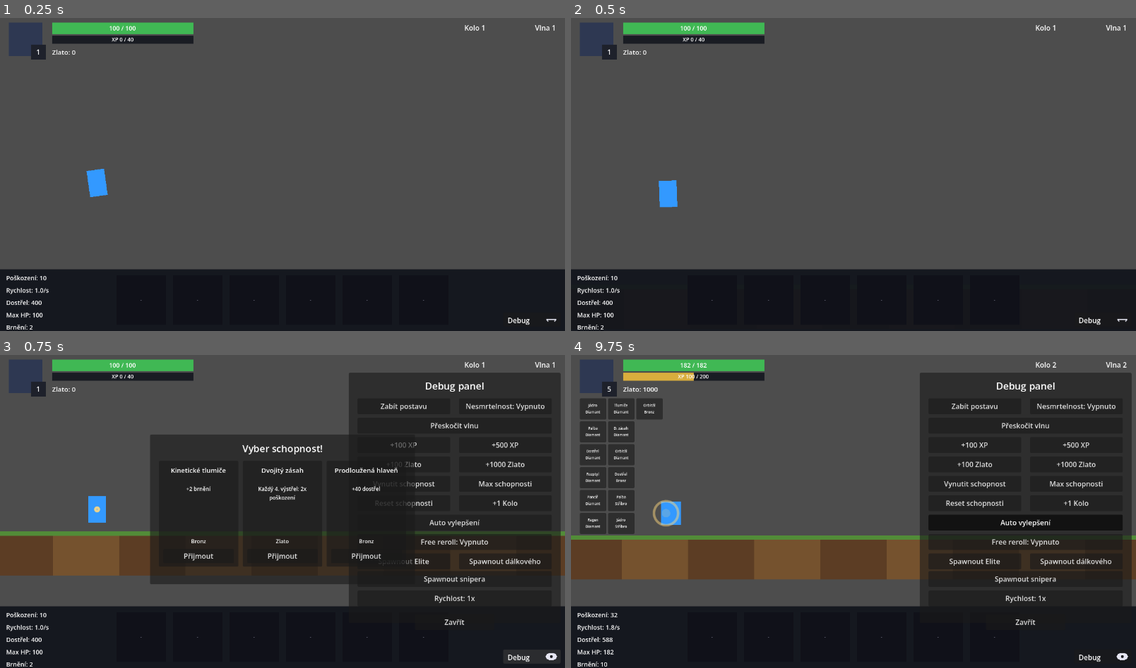
Above: before the commit, frames 1-4 (two rows, left to right).
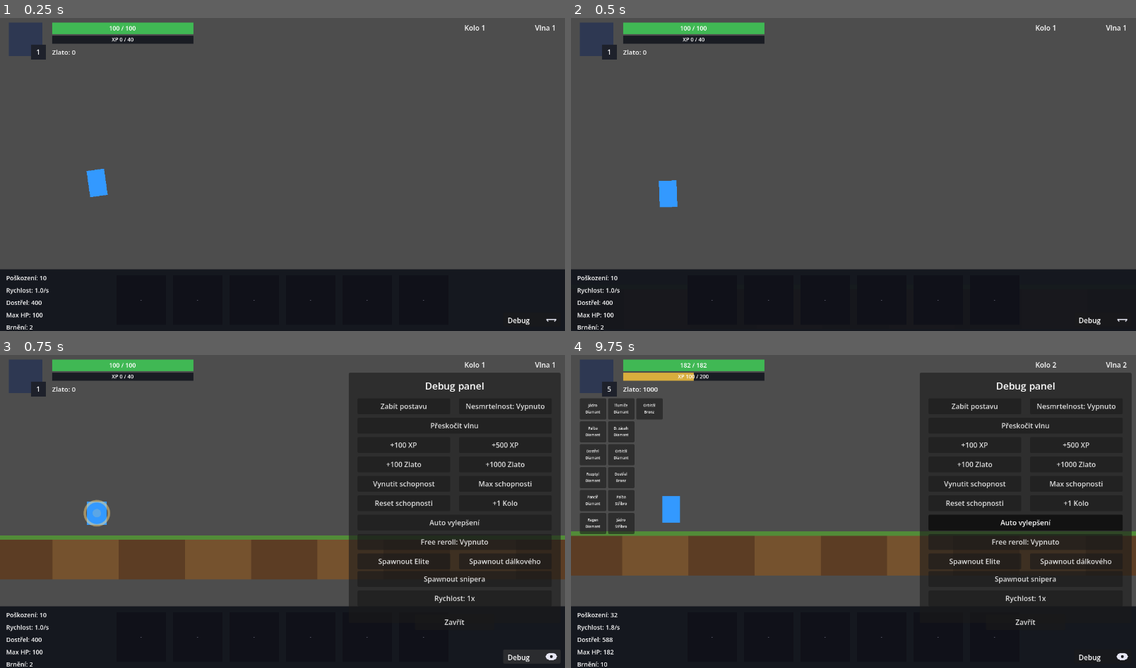
Above: after the commit, the same moments.

Repository: Wazzbi/auto-battler
Game: Godot game, scene res://scenes/main.tscn
Same seed, same stepped clock (60 frames per second), same inputs: the game is played once before the commit and once after it.
Inputs:
- Up to frame 1 (0.25 s): no input
- Up to frame 2 (0.5 s): no input
- Up to frame 3 (0.75 s): click "Debug" at 0.5 s
- Up to frame 4 (9.75 s): click "Zabít postavu" at 1.25 s; click "Nesmrtelnost: Vypnuto" at 2 s; click "Nesmrtelnost: Zapnuto" at 2.75 s; click "Přeskočit vlnu" at 3.5 s; click "+100 XP" at 4.25 s; click "+500 XP" at 5 s; click "+100 Zlato" at 5.75 s; click "+1000 Zlato" at 6.5 s; click "Vynutit schopnost" at 7.25 s; click "Max schopnosti" at 8 s; click "+1 Kolo" at 8.75 s; click "Auto vylepšení" at 9.5 s

Frames 1-2 are identical in both runs. In frame 3, 19% of the frame differs, in the area x 0-100%, y 25-74%; in frame 4, 2.9%.

Commit message:
Wait for landing effects to finish before showing the ability draft
begin_intro_ability_draft() was firing immediately on landing, which
pauses the tree the instant the panel shows - cutting the screen
shake, squash tween, and impact ring off mid-animation, since none
of those cosmetic effects run at process_mode = ALWAYS.

_on_landed() now awaits the impact ring's actual duration (read from
the instantiated effect node, not duplicated as a magic number)
before requesting the ability offer - it's the longest of the three
landing reactions (0.4s vs. camera shake's 0.22s and the squash
tween's 0.23s), so waiting for it covers the other two too.

Verified with a headless test sampling the panel's visibility at
several timestamps: still hidden at 0.6s/0.8s post-launch, visible
by 0.98s (0.55s fall + 0.4s impact ring), not immediately at landing.

Co-Authored-By: Claude Sonnet 5 <noreply@anthropic.com>

Diff:
--- a/scenes/player/player.gd
+++ b/scenes/player/player.gd
@@ -113,20 +113,32 @@
 ## vyžádá první nabídku schopnosti (stejný panel/pauza jako běžný level-up) a
 ## teprve její vyřízení přepne hru do State.PLAYING (viz
 ## GameManager.resolve_ability_draft()/finish_intro()), takže hráč dostane
-## svou první volbu dřív, než se rozeběhne pohyb/spawnování nepřátel.
+## svou první volbu dřív, než se rozeběhne pohyb/spawnování nepřátel. Panel
+## se ale neukáže/nepozastaví HNED - nejdřív musí doběhnout dopadový prstenec,
+## otřes kamery i squash tween (viz níže), jinak by ta pauza tyhle kosmetické
+## reakce na dopad "usekla" v půlce (nahlášeno 2026-09-25).
 func _on_landed() -> void:
-	_spawn_impact_effect()
+	var impact_effect: Node2D = _spawn_impact_effect()
 	landed.emit()
 	_play_squash_effect()
+
+	# Dopadový prstenec (impact_effect.gd, výchozí duration 0.4s) je ze všech
+	# tří kosmetických reakcí nejdelší - otřes kamery (camera_follow.gd's
+	# shake(), výchozí 0.22s) i squash tween (0.08+0.15=0.23s, viz
+	# _play_squash_effect()) oba doběhnou dřív, takže stačí počkat na něj.
+	if impact_effect != null:
+		await get_tree().create_timer(impact_effect.duration).timeout
+
 	GameManager.begin_intro_ability_draft()
 
 
-func _spawn_impact_effect() -> void:
+func _spawn_impact_effect() -> Node2D:
 	if impact_effect_scene == null:
-		return
+		return null
 	var effect: Node2D = impact_effect_scene.instantiate()
 	get_tree().current_scene.add_child(effect)
 	effect.global_position = global_position
+	return effect
 
 
 func _play_squash_effect() -> void:
Not shown, changed: CLAUDE.md
